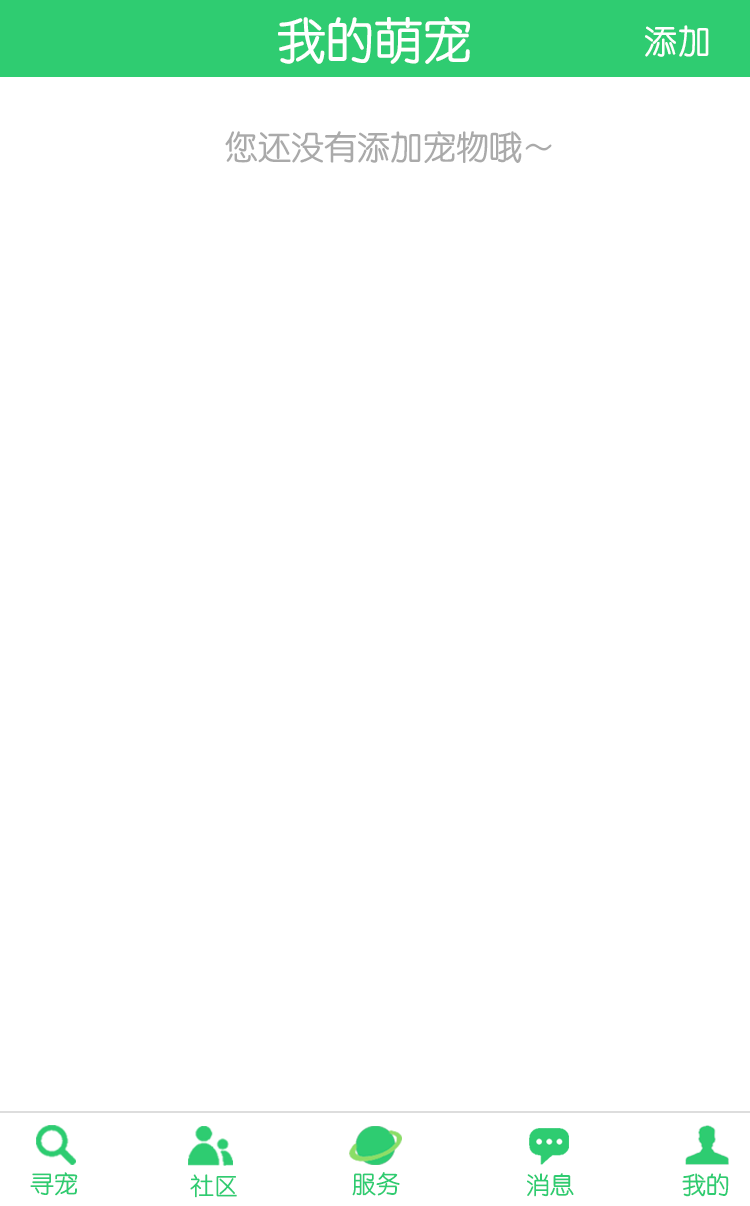
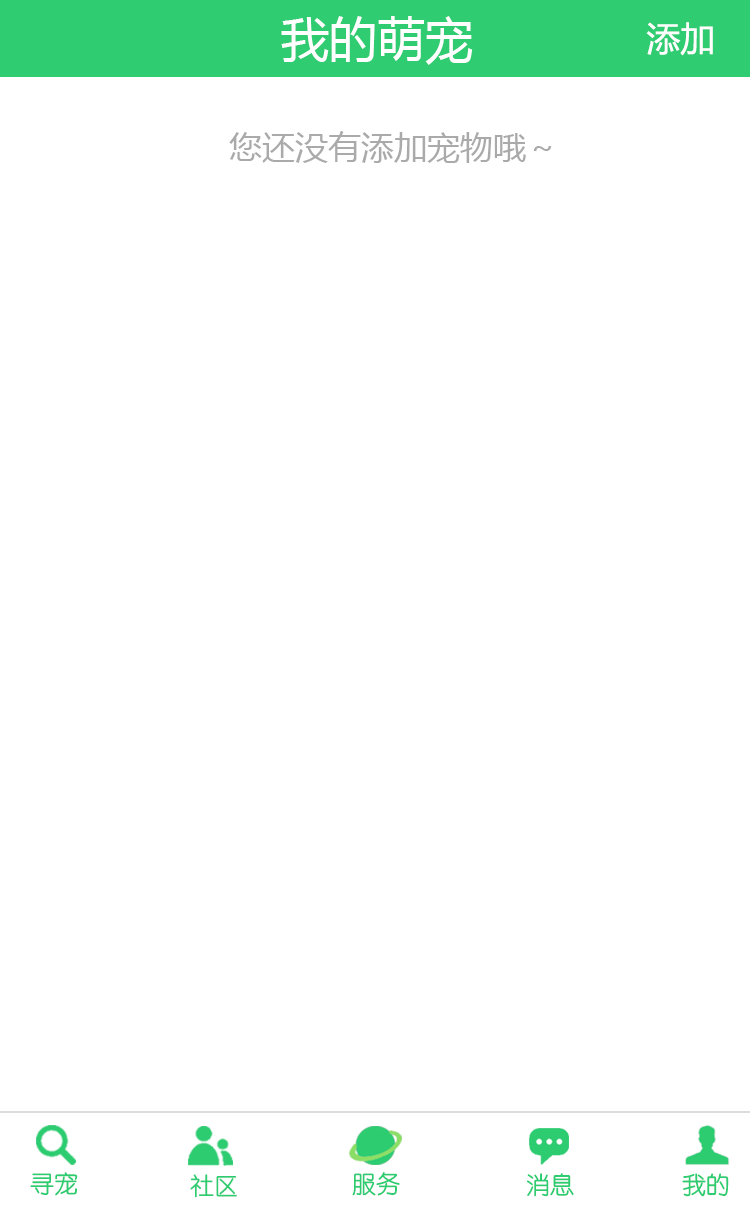
Layered file, before and after one edit (w=750, h=1206). Changes by layer:
painted on "您还没有添加宠物哦～" over (225, 131, 552, 163)
painted on "添加" over (645, 22, 713, 57)
painted on "寻宠" (2nd of 2, in "头") over (278, 16, 473, 65)
